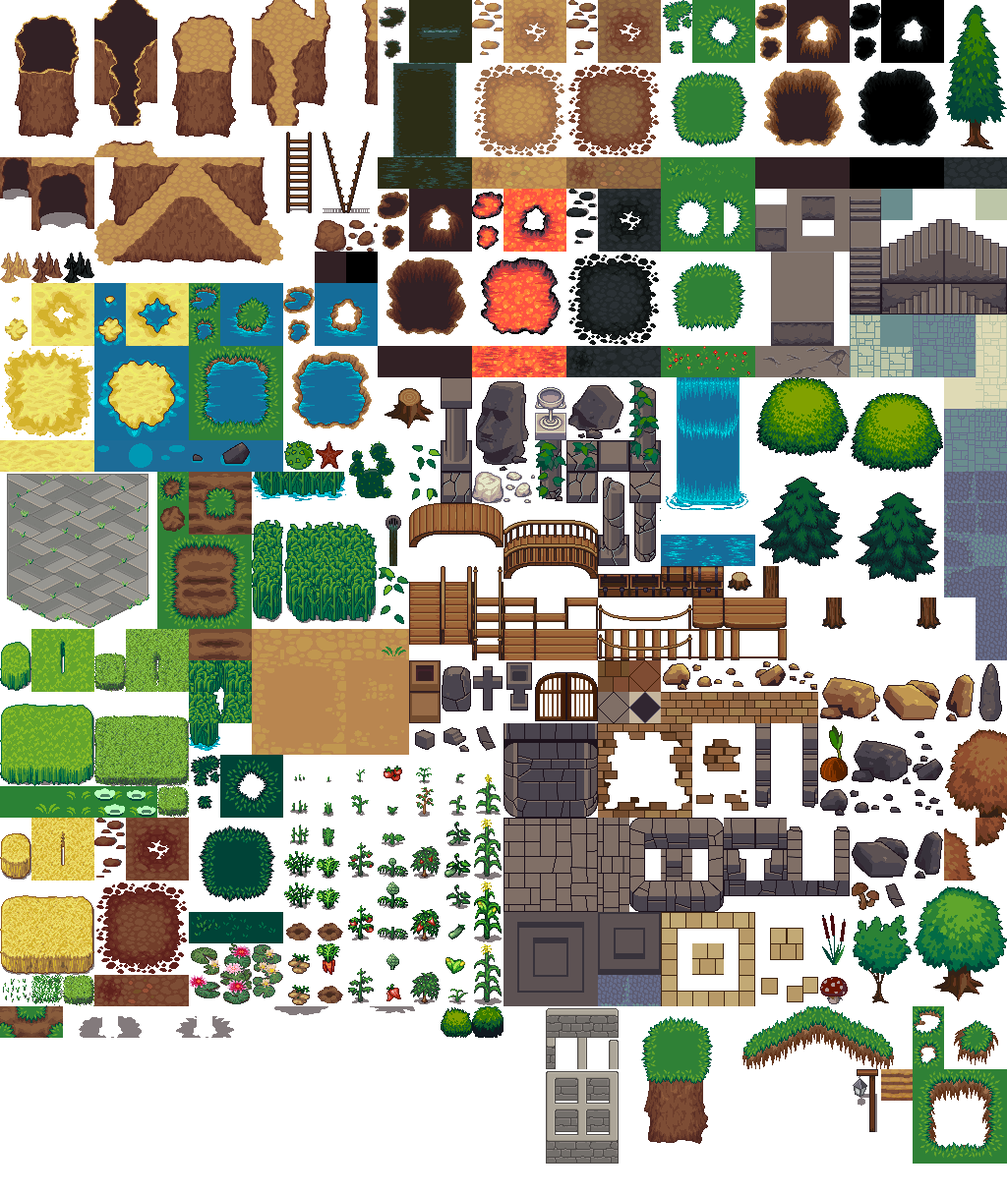
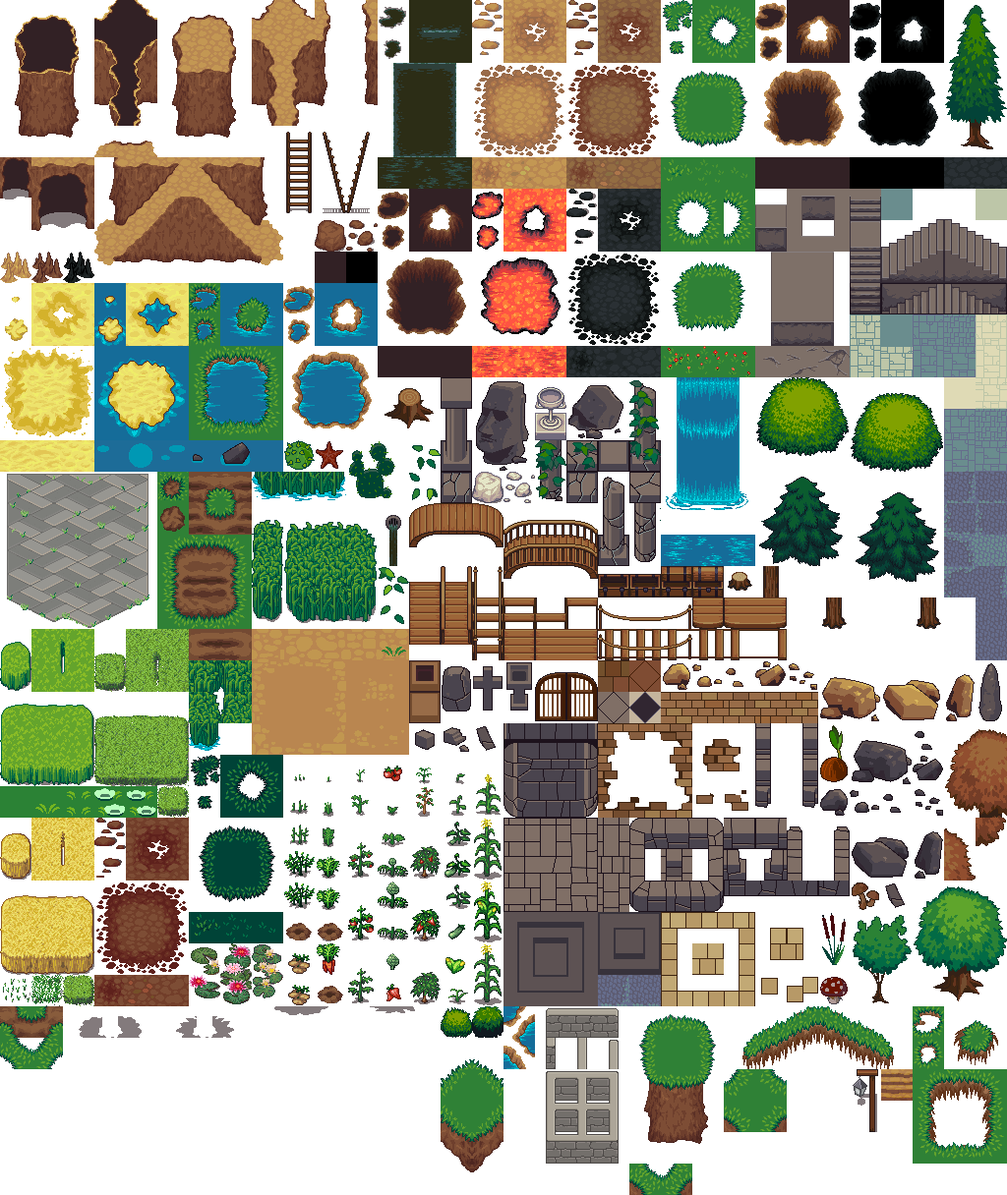
Comparing the layer stacks of the two 1007 × 1195 images. Changes:
added group "water" with 2 layers above "grass" over (x1=503, y1=1006, x2=535, y2=1070)
added layer "water1" in group "water" over (x1=503, y1=1006, x2=535, y2=1039)
added layer "water2" in group "water" over (x1=503, y1=1038, x2=535, y2=1070)
added group "grass" with 4 layers above "grass cliff" over (x1=0, y1=1038, x2=63, y2=1070)
added layer "Layer 10" in group "grass" over (x1=0, y1=1038, x2=32, y2=1070)
added group "grass cliff" with 30 layers above "Layer 0" over (x1=440, y1=1014, x2=787, y2=1195)
added group "45 angle corners" with 10 layers in group "grass cliff" over (x1=440, y1=1059, x2=504, y2=1173)
added layer "45 top left" in group "45 angle corners" over (x1=440, y1=1069, x2=472, y2=1102)
added layer "45 top right" in group "45 angle corners" over (x1=471, y1=1069, x2=504, y2=1102)
added layer "45 right top" in group "45 angle corners" over (x1=471, y1=1101, x2=504, y2=1133)
added layer "45 right middle" in group "45 angle corners" over (x1=471, y1=1132, x2=504, y2=1164)
added group "grass_cliff_corner" with 4 layers in group "grass cliff" over (x1=723, y1=1069, x2=787, y2=1133)
added layer "Layer 18" in group "grass_cliff_corner" over (x1=723, y1=1069, x2=755, y2=1102)
added layer "Layer 19" in group "grass_cliff_corner" over (x1=754, y1=1069, x2=787, y2=1102)
added layer "corner_grass" in group "grass_cliff_corner" over (x1=754, y1=1101, x2=787, y2=1133)
added group "grass_double_corner" with 4 layers in group "grass cliff" over (x1=629, y1=1163, x2=693, y2=1195)
added layer "Layer 18 copy" in group "grass_double_corner" over (x1=660, y1=1163, x2=693, y2=1195)
added group "grass_cliff" with 6 layers in group "grass cliff" over (x1=638, y1=1014, x2=716, y2=1092)
added layer "Layer 14" in group "grass_cliff" over (x1=642, y1=1014, x2=712, y2=1092)
painted on "Layer 0" over (x1=640, y1=1016, x2=713, y2=1092)
…and 18 more changes (18 added)
